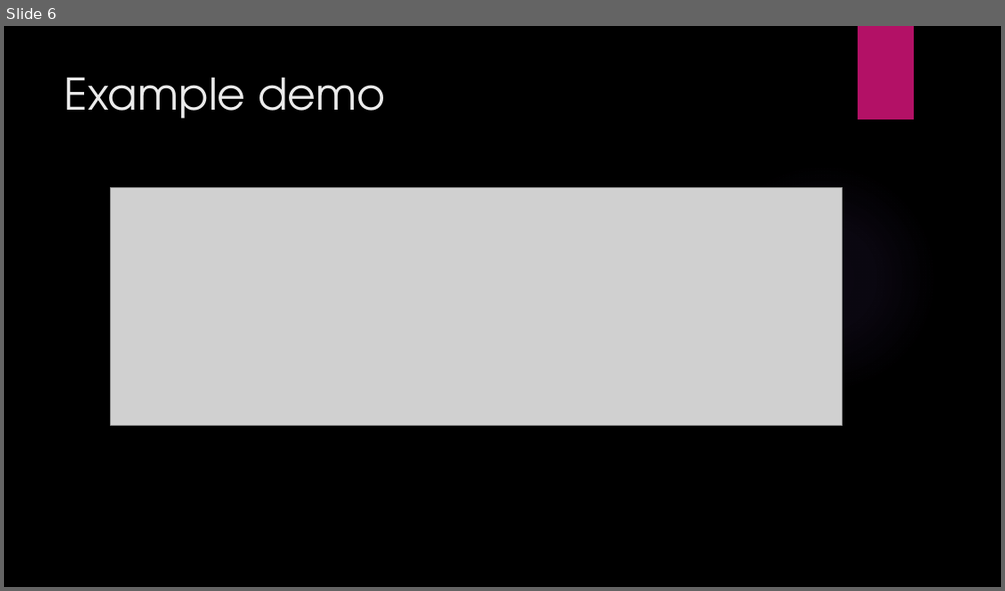
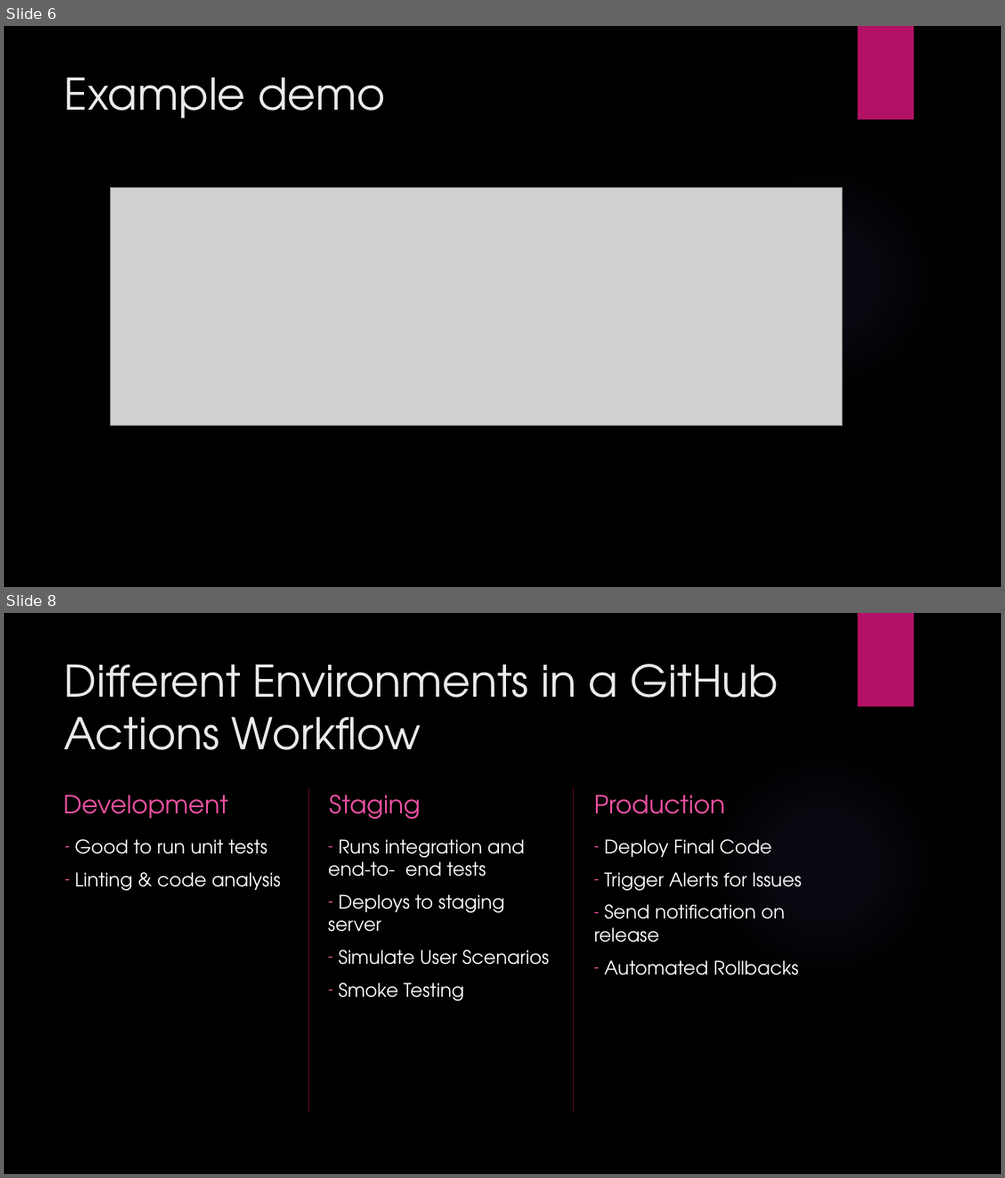
Before and after one commit to sebivenlo/esd-2024-github-actions, a slide deck: Workshop Presentation.pptx. Shown one above the other, each under a label of ours: slide 6 before the commit, slides 6 and 8 after it; the slides between them are not shown. The pictures are 1005x591 and 1005x1178 pixels, drawn with LibreOffice and Linux fonts; fonts in the diff are those of the drawing; grey boxes stand for pictures; background and template pictures are left out. Boxes give left, top, right and bottom in pixels: in the first picture for what was removed or moved away, otherwise in the second. Text is boxed around its words. In the diff, an @@ line names an element or a change of style, - is before the commit and + after.

Commit message:
Chore: Added additional workshop presentation slides
- Added slides for the topic "Different environments"
- Added slides for the topic "Self-hosted runners vs GitHub hosted runners"

```diff
--- a/Workshop Presentation.pptx
+++ b/Workshop Presentation.pptx
@@ slide 8 added at (x1=4, y1=613, x2=1001, y2=1174), background picture (left out); not listed: 2 template elements that a slide beside it also shows @@
@@ title added at (x1=65, y1=664, x2=778, y2=750), 42 pt, text #EBEBEB @@
+Different Environments in a GitHub Actions Workflow
@@ text added at (x1=64, y1=795, x2=228, y2=819), 24 pt, text #EF53A5 @@
+Development
@@ line added from (308, 787) to (308, 1111), #B31166 1 pt @@
@@ text added at (x1=329, y1=795, x2=421, y2=819), 24 pt, text #EF53A5 @@
+Staging
@@ line added from (573, 787) to (573, 1111), #B31166 1 pt @@
@@ text added at (x1=594, y1=795, x2=725, y2=814), 24 pt, text #EF53A5 @@
+Production
@@ text added at (x1=75, y1=839, x2=280, y2=891), 18 pt, text #FFFFFF @@
+– Good to run unit tests
+– Linting & code analysis
@@ text added at (x1=328, y1=839, x2=549, y2=1001), 18 pt, text #FFFFFF @@
+– Runs integration and end-to- end tests
+– Deploys to staging server
+– Simulate User Scenarios
+– Smoke Testing
@@ text added at (x1=594, y1=839, x2=801, y2=975), 18 pt, text #FFFFFF @@
+– Deploy Final Code
+– Trigger Alerts for Issues
+– Send notification on release
+– Automated Rollbacks
```
Also in this commit, not shown: 4 other slides added, 1 slide removed.
